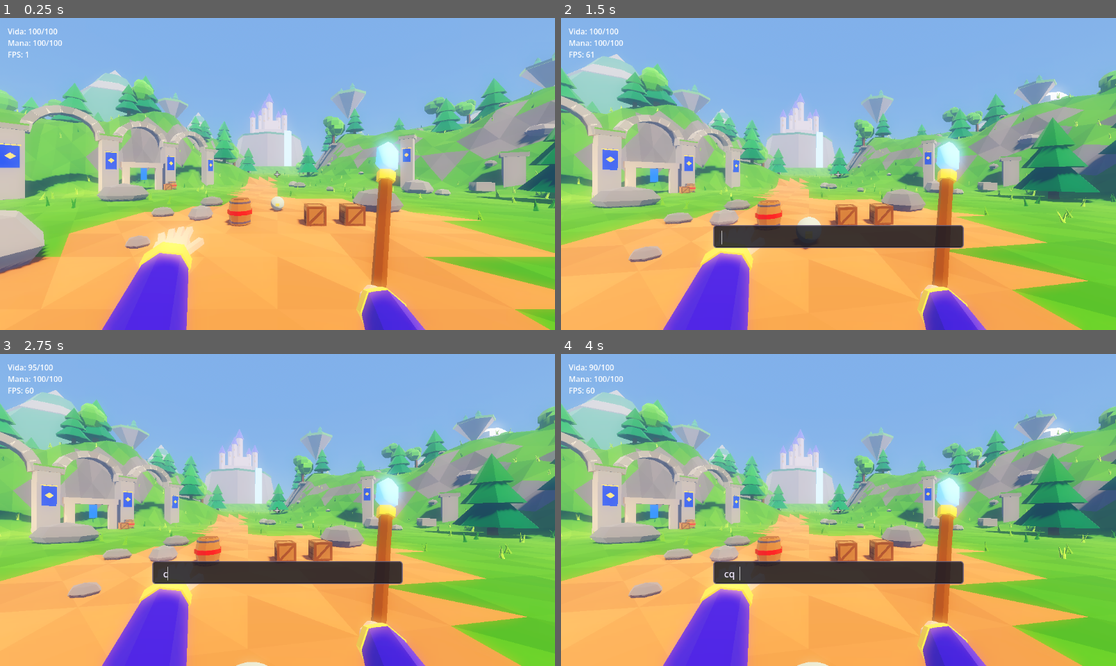
Above: before the commit, frames 1-4 (two rows, left to right).
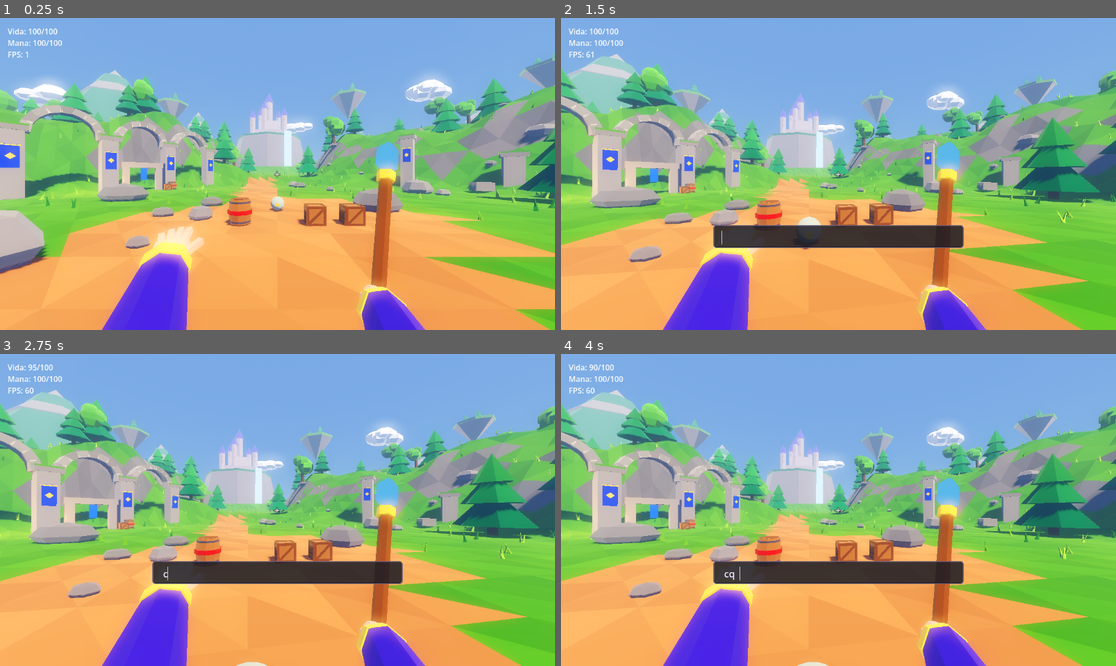
Above: after the commit, the same moments.

Repository: vitortosta4-design/Arcane-Forge
Game: Godot game, scene res://cenas/arena_teste.tscn
The game is run twice, just before and just after one commit, with the same random seed, the same clock (stepped at 60 frames per second) and the same inputs.
Inputs (mouse positions are in pixels of both pictures, inside the frame that each line leads up to):
- Up to frame 1 (0.25 s): no input
- Up to frame 2 (1.5 s): tap Enter at 0.5 s; move the mouse to (866, 174) at 0.52 s; hold Q (abrir_conjuracao) 0.53-1.28 s; hold W (mover_frente) from 0.53 s (still down); tap Space (pular) at 0.77 s; move the mouse to (810, 174) at 1.27 s; click (810, 174) at 1.35 s
- Up to frame 3 (2.75 s): keep holding W (mover_frente); tap Space (pular) at 1.52 s; move the mouse to (288, 503) at 2.02 s; hold C (trocar_camera) from 2.03 s (still down)
- Up to frame 4 (4 s): keep holding W (mover_frente); move the mouse to (832, 516) at 2.77 s; release C (trocar_camera) at 2.78 s; tap Q (abrir_conjuracao) at 2.85 s; tap Space (pular) at 3.02, 3.77 s; move the mouse to (877, 513) at 3.52 s; press the mouse at (877, 513) at 3.53 s

The runs differ from the first frame. In frame 1, 1.7% of the frame differs, in the area x 2-98%, y 13-50%; in frame 2, 1.2%; in frame 3, 1.2%; in frame 4, 1.2%.

Commit message:
Refino do ambiente: cristal sem lavar pra branco, tonemap, nuvens fofas
Achado investigando o "brilho fraco": o azul lavado que eu via nao era
a tocha, era o cristal do cajado do mago (sempre visivel, primeira e
terceira pessoa) recebendo luz ambiente em cima da propria emissao.
Virou sem sombra (igual a chama ja era) e a cor ficou de verdade azul
em vez de quase branca, confirmado medindo o pixel antes/depois.
Tambem: tonemap_white e glow um pouco menos agressivos, ambiente mais
frio pra contraste com o sol, nuvens com mais bolhas (mais fofas), e a
emissao da chama da tocha cortada de 7 para 3 (essa ultima so
conferida por codigo, nao consegui fotografar ela isolada). Suite sem
regressao nova.

Co-Authored-By: Claude Sonnet 5 <noreply@anthropic.com>

Diff:
--- a/jogo/cenas/ambiente/canto_atmosfera.tscn
+++ b/jogo/cenas/ambiente/canto_atmosfera.tscn
@@ -26,7 +26,7 @@
 albedo_color = Color(1, 0.55, 0.1, 1)
 emission_enabled = true
 emission = Color(1, 0.5, 0.05, 1)
-emission_energy_multiplier = 7.0
+emission_energy_multiplier = 3.0
 
 [node name="CantoAtmosfera" type="Node3D"]
 script = ExtResource("1")
--- a/jogo/cenas/arena_teste.tscn
+++ b/jogo/cenas/arena_teste.tscn
@@ -25,22 +25,22 @@
 background_mode = 2
 sky = SubResource("Sky_arena")
 ambient_light_source = 2
-ambient_light_color = Color(0.5, 0.62, 0.95, 1)
-ambient_light_energy = 0.45
+ambient_light_color = Color(0.46, 0.58, 0.98, 1)
+ambient_light_energy = 0.55
 fog_enabled = true
 fog_light_color = Color(0.58, 0.72, 0.95, 1)
 fog_density = 0.0025
 fog_sky_affect = 0.4
 tonemap_mode = 2
-tonemap_white = 6.0
+tonemap_white = 8.0
 glow_enabled = true
 glow_levels/3 = 1.0
 glow_levels/5 = 1.0
 glow_levels/7 = 1.0
 glow_intensity = 1.4
 glow_strength = 1.3
-glow_bloom = 0.25
-glow_hdr_threshold = 0.9
+glow_bloom = 0.2
+glow_hdr_threshold = 0.85
 volumetric_fog_enabled = true
 volumetric_fog_density = 0.03
 volumetric_fog_albedo = Color(0.75, 0.85, 1, 1)
--- a/jogo/scripts/ambiente/clareira.gd
+++ b/jogo/scripts/ambiente/clareira.gd
@@ -486,11 +486,14 @@
 
 
 func _nuvem(st: SurfaceTool, centro: Vector3) -> void:
-	for k in 5:
-		var desvio := Vector3(_rng.randf_range(-12.0, 12.0), _rng.randf_range(-2.0, 3.0), _rng.randf_range(-5.0, 5.0))
-		var raio := _rng.randf_range(6.0, 11.0)
+	# Mais bolhas, mais sobrepostas e com leve sombra por baixo: silhueta de
+	# cúmulo, não uma fileira reta de esferas (pedido do Vitor, "mais fofa").
+	for k in 8:
+		var desvio := Vector3(_rng.randf_range(-13.0, 13.0), _rng.randf_range(-1.5, 4.0), _rng.randf_range(-6.0, 6.0))
+		var raio := _rng.randf_range(5.0, 10.0)
+		var cor := Color(1.0, 1.0, 1.0) if desvio.y > 0.0 else Color(0.88, 0.89, 0.93)
 		GeometriaLowPoly.anexar(st, GeometriaLowPoly.esfera(raio, 7, 4),
-			Transform3D(Basis().scaled(Vector3(1.4, 0.7, 1.0)), centro + desvio), Color(1.0, 1.0, 1.0))
+			Transform3D(Basis().scaled(Vector3(1.3, 0.8, 1.1)), centro + desvio), cor)
 
 
 func _ilha_flutuante(posicao: Vector3, escala: float) -> void:
--- a/jogo/scripts/mago/visual_mago.gd
+++ b/jogo/scripts/mago/visual_mago.gd
@@ -205,8 +205,13 @@
 
 static func material_cristal() -> StandardMaterial3D:
 	var mat := StandardMaterial3D.new()
+	# Sem sombra (igual à chama da tocha): a luz ambiente azulada da cena
+	## somada à emissão estava lavando o cristal para um branco-ciano em vez
+	## do azul vivo pretendido (achado em 21/10/2026 comparando com a
+	## referência). Sem luz da cena, só a própria cor emissiva aparece.
+	mat.shading_mode = BaseMaterial3D.SHADING_MODE_UNSHADED
 	mat.albedo_color = COR_CRISTAL
 	mat.emission_enabled = true
 	mat.emission = COR_CRISTAL
-	mat.emission_energy_multiplier = 1.3
+	mat.emission_energy_multiplier = 1.6
 	return mat
Not shown, changed: docs/decisoes.md
Not shown, added: evidencias/fase-2/pc_cristal_v2.png
Not shown, added: evidencias/fase-2/pc_paisagem_v2.png
